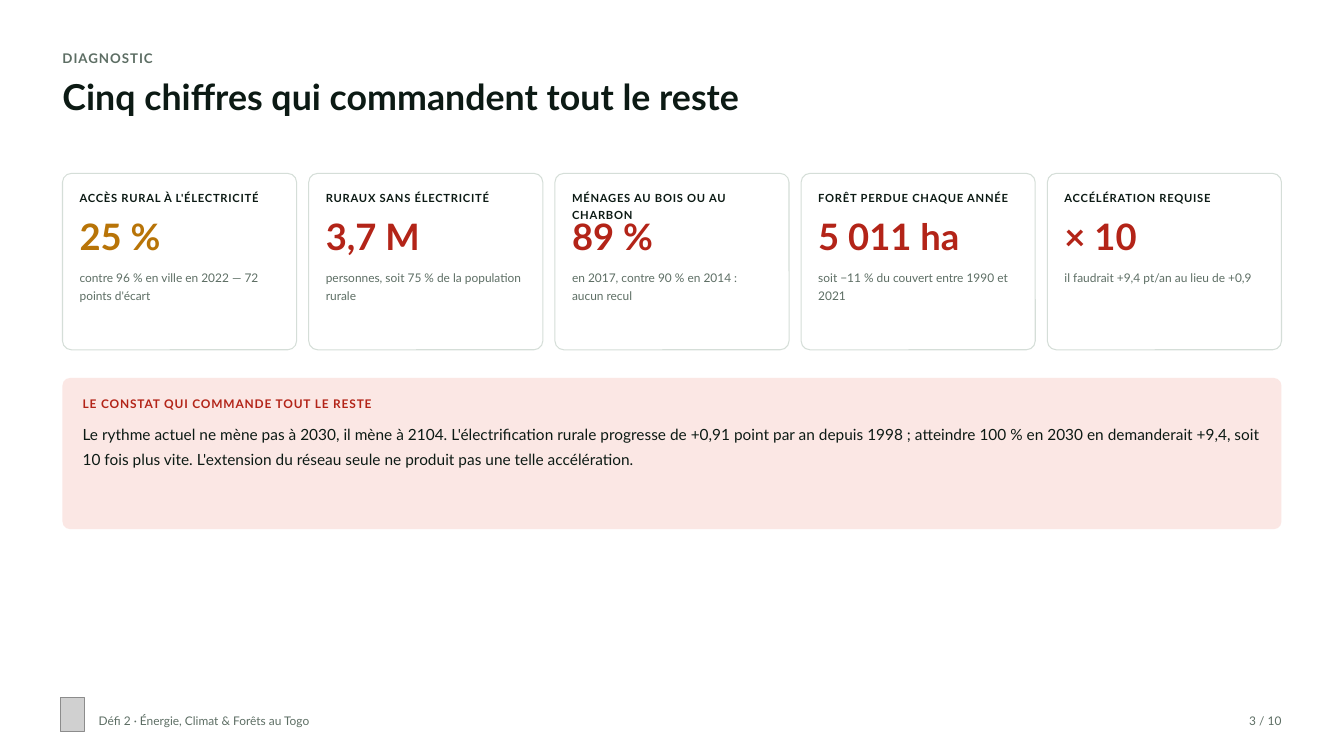
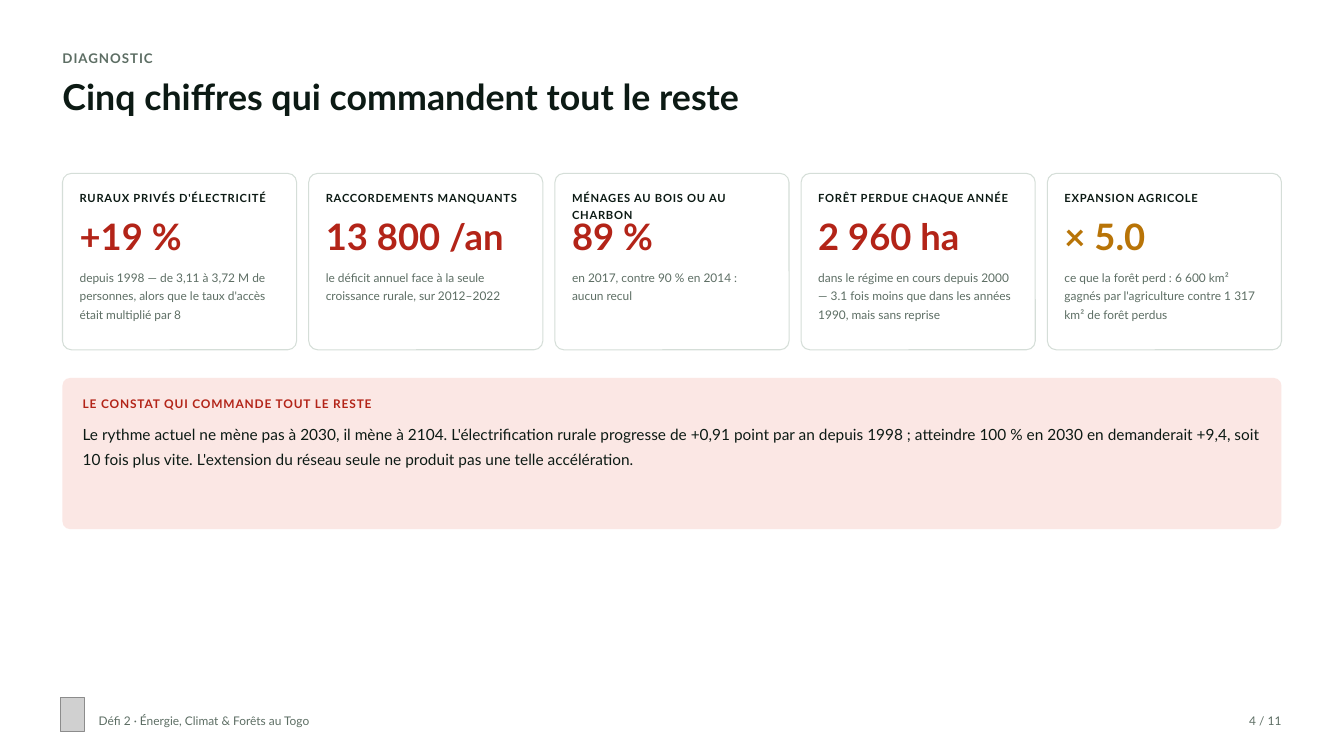
Before and after one commit to kkepiphane/data_challenges_defi2_environnement, a slide deck: slide 4 of report/Defi2_Togo_Energie_Climat_Forets.pptx (slide 3 before the commit). Drawn at 1344x756 pixels with LibreOffice and Linux fonts; fonts in the diff are those of the drawing; grey boxes stand for pictures. Boxes give left, top, right and bottom in pixels: in the first picture for what was removed or moved away, otherwise in the second. Text is boxed around its words. In the diff, an @@ line names an element or a change of style, - is before the commit and + after.

```diff
--- a/report/Defi2_Togo_Energie_Climat_Forets.pptx
+++ b/report/Defi2_Togo_Energie_Climat_Forets.pptx
@@ text at (x1=80, y1=193, x2=266, y2=202): text changed @@
-ACCÈS RURAL À L'ÉLECTRICITÉ
+RURAUX PRIVÉS D'ÉLECTRICITÉ
@@ text at (x1=326, y1=194, x2=517, y2=204): text changed @@
-RURAUX SANS ÉLECTRICITÉ
+RACCORDEMENTS MANQUANTS
@@ text at (x1=1064, y1=194, x2=1198, y2=202): text changed @@
-ACCÉLÉRATION REQUISE
+EXPANSION AGRICOLE
@@ text at (x1=80, y1=223, x2=143, y2=250): text changed; text colour #B87407 to #B32418 @@
-25 %
++19 %
@@ text at (x1=326, y1=223, x2=503, y2=252): text changed @@
-3,7 M
+13 800 /an
@@ text at (x1=818, y1=223, x2=959, y2=251): text changed @@
-5 011 ha
+2 960 ha
@@ text at (x1=1094, y1=223, x2=1145, y2=251): text changed; text colour #B32418 to #B87407 @@
-× 10
+× 5.0
@@ text at (x1=80, y1=273, x2=265, y2=321): text changed @@
-contre 96 % en ville en 2022 — 72 points d'écart
+depuis 1998 — de 3,11 à 3,72 M de personnes, alors que le taux d'accès était multiplié par 8
@@ text at (x1=326, y1=273, x2=500, y2=302): text changed @@
-personnes, soit 75 % de la population rurale
+le déficit annuel face à la seule croissance rurale, sur 2012–2022
@@ text at (x1=818, y1=273, x2=1011, y2=321): text changed @@
-soit −11 % du couvert entre 1990 et 2021
+dans le régime en cours depuis 2000 — 3.1 fois moins que dans les années 1990, mais sans reprise
@@ text at (x1=1064, y1=272, x2=1255, y2=321): text changed @@
-il faudrait +9,4 pt/an au lieu de +0,9
+ce que la forêt perd : 6 600 km² gagnés par l'agriculture contre 1 317 km² de forêt perdus
@@ text at (x1=1249, y1=716, x2=1282, y2=725): text changed @@
-3 / 10
+4 / 11
```
Also in this commit, not shown: 8 other slides changed, 1 slide added, 28 other files.
